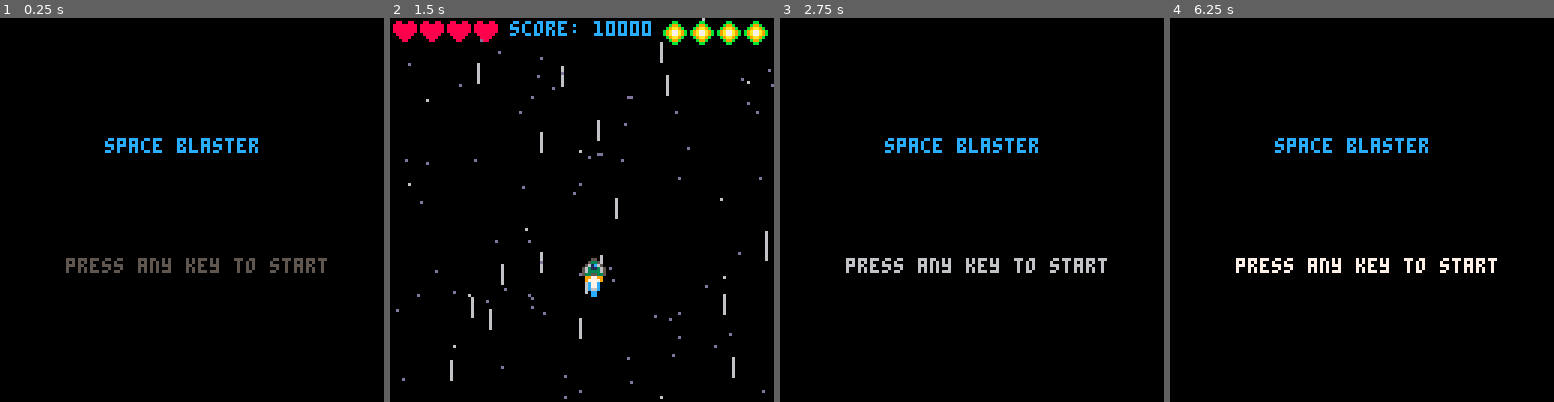
Above: before the commit, frames 1-4 (left to right).
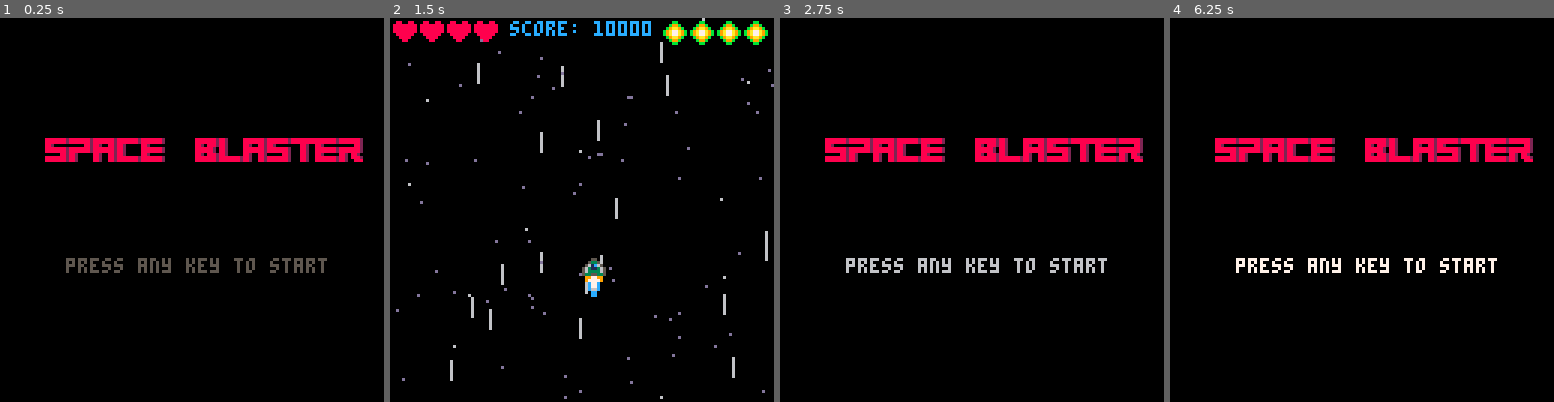
Above: after the commit, the same moments.

Repository: simonanger/pico8_shmup
Game: PICO-8 cartridge shmup.p8
Same seed, same stepped clock (60 frames per second), same inputs: the game is played once before the commit and once after it.
Inputs:
- Up to frame 1 (0.25 s): no input
- Up to frame 2 (1.5 s): tap O (Z key) at 0.33, 0.7, 1.43 s; tap X (X key) at 1.07 s
- Up to frame 3 (2.75 s): hold Left 1.97-2.37 s; tap X (X key) at 2.07, 2.4, 2.73 s; tap O (Z key) at 2.22 s; hold Down from 2.42 s (still down)
- Up to frame 4 (6.25 s): release Down at 2.82 s; hold Right 2.87-3.53 s; tap X (X key) every 0.33 s from 3.07 to 6.07 s; tap O (Z key) every 0.88 s from 3.1 to 5.75 s; hold Up 3.58-4.08 s; hold Right 4.13-4.53 s; hold Down 4.58-5.08 s; hold Left 5.13-5.8 s; hold Up 5.85-6.18 s; hold Left from 6.23 s (still down)

The runs differ from the first frame. In frame 1, 3.9% of the frame differs, in the area x 11-95%, y 31-38%; in frame 2, nothing differs; in frame 3, 3.9%; in frame 4, 3.9%.

Commit message:
has logo on game front

Diff:
--- a/shmup.p8
+++ b/shmup.p8
@@ -279,8 +279,21 @@
 
 function draw_start()
  cls(0)
- print("space blaster",35,40,12)
+
+ -- draw space
+ spcspr={65,66,67,68,69}
+ for i=1,#spcspr do
+  spr(spcspr[i],7+i*8,40)
+ end
+
+ -- draw blaster
+ spcspr={81,82,67,65,83,69,84}
+ for i=1,#spcspr do
+  spr(spcspr[i],57+i*8,40)
+ end
+-- print("space blaster",35,40,12)
  print("press any key to start",22,80,blink())
+
 
 end
 
Not shown, changed: 34 lines of the sprite sheet (__gfx__) section of shmup.p8
